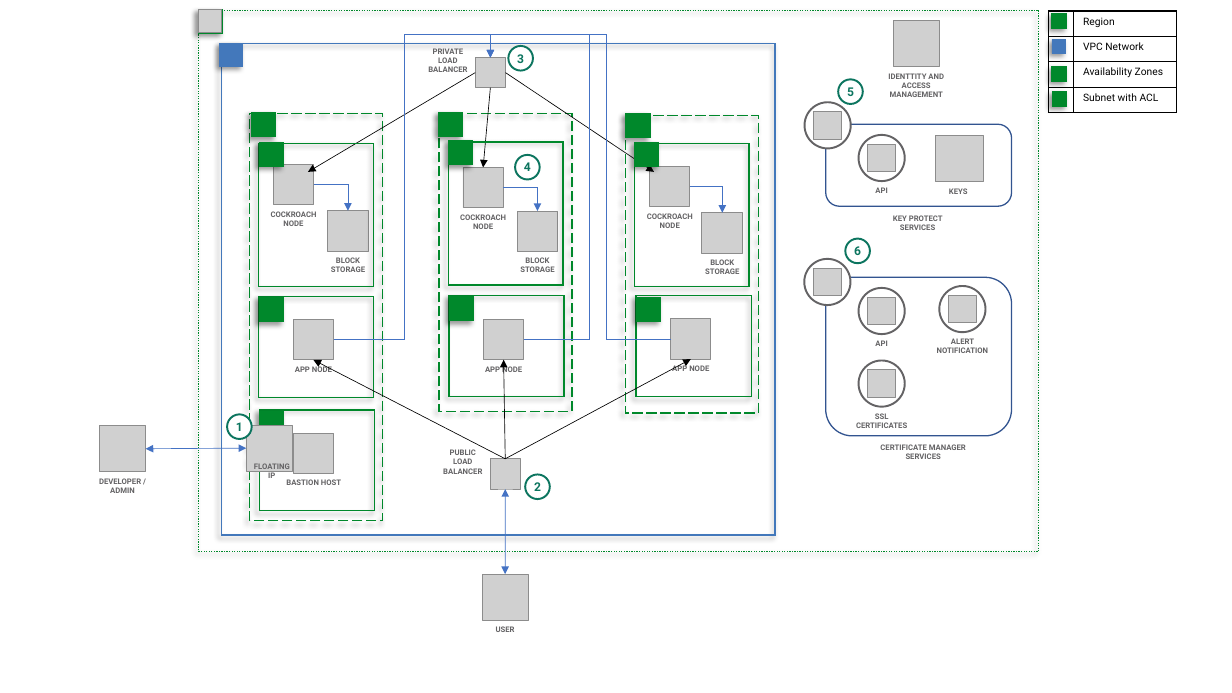
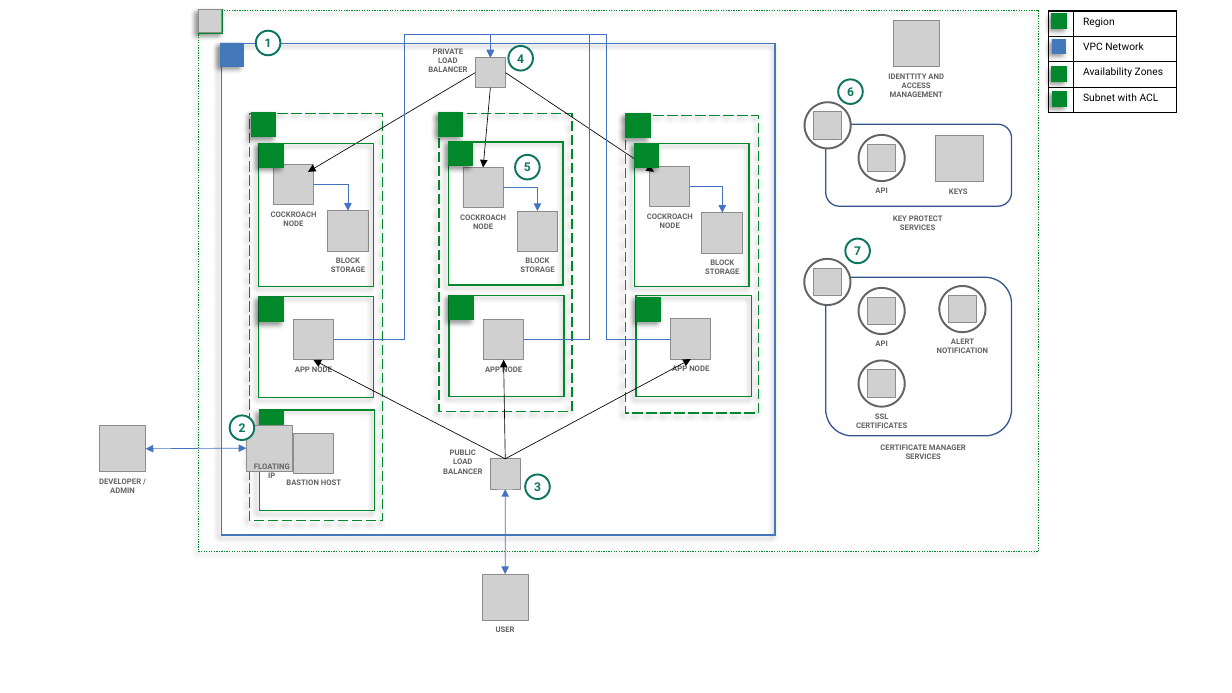
Before and after one commit to IBM-Cloud/vpc-tutorials, a slide deck: slide 1 of vpc-cockroachdb-mzr/docs/diagrams/cockroachdb-mzr-short.pptx. Drawn at 1232x693 pixels with LibreOffice and Linux fonts; fonts in the diff are those of the drawing; grey boxes stand for pictures; background and template pictures are left out. Boxes give left, top, right and bottom in pixels: in the first picture for what was removed or moved away, otherwise in the second. Text is boxed around its words. In the diff, an @@ line names an element or a change of style, - is before the commit and + after.

```diff
--- a/vpc-cockroachdb-mzr/docs/diagrams/cockroachdb-mzr-short.pptx
+++ b/vpc-cockroachdb-mzr/docs/diagrams/cockroachdb-mzr-short.pptx
@@ text "1" moved from (x1=236, y1=422, x2=243, y2=431) to (x1=265, y1=38, x2=272, y2=47) @@
@@ ellipse added at (x1=256, y1=30, x2=281, y2=55), fill #FFFFFF, outline #0C755F 1.5 pt @@
@@ text at (x1=517, y1=54, x2=524, y2=63): text changed @@
-3
+4
@@ text at (x1=524, y1=162, x2=531, y2=171): text changed @@
-4
+5
@@ text at (x1=854, y1=246, x2=861, y2=255): text changed @@
-6
+7
@@ text added at (x1=239, y1=423, x2=246, y2=432), 9.3 pt, text #0C755F, bold @@
+2
```
Also in this commit, not shown: 3 other files.
